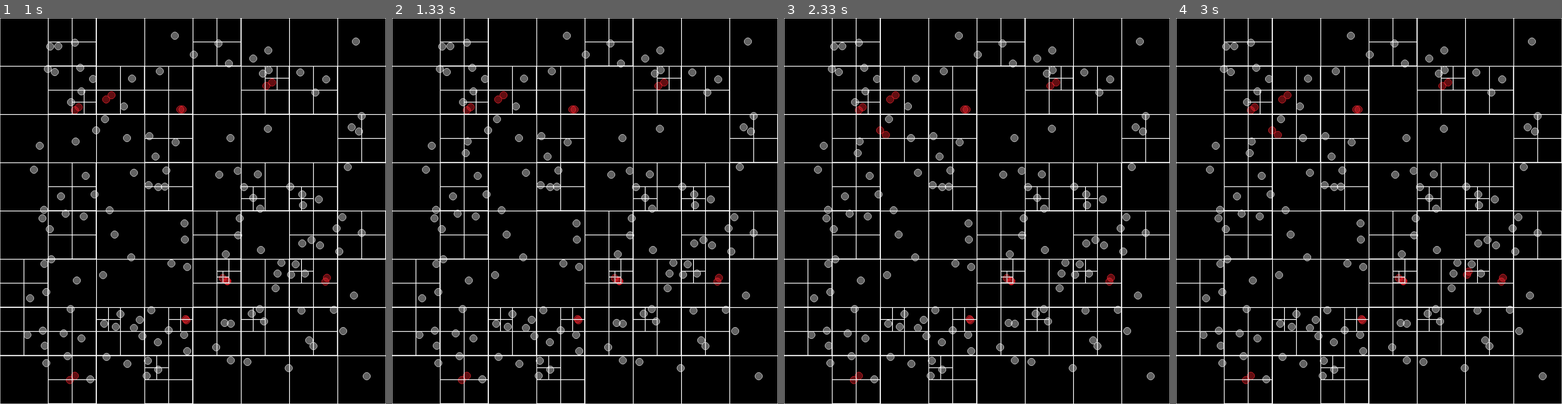
Above: before the commit, frames 1-4 (left to right).
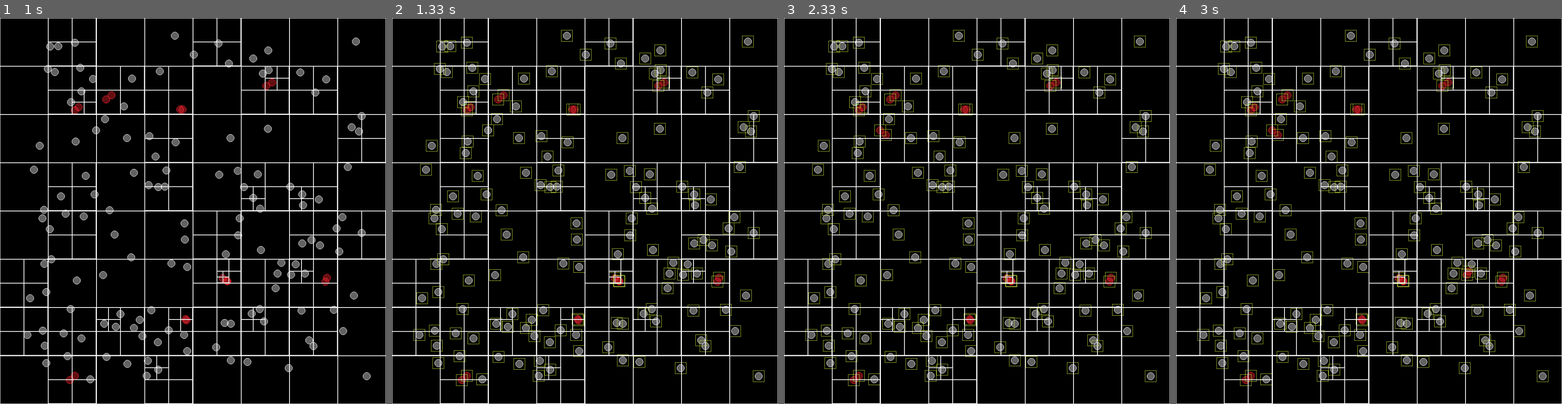
Above: after the commit, the same moments.

Repository: Josephbakulikira/QuadTree-Visualization-with-python--pygame
Game: pygame game, started from main.py
Two runs of this game, one before a commit and one after it. Both use one fixed random seed, a clock stepped at 60 frames per second and the inputs below.
Inputs (mouse positions are in pixels of both pictures, inside the frame that each line leads up to):
- Up to frame 1 (1 s): tap E at 0.33 s; hold R from 0.67 s (still down)
- Up to frame 2 (1.33 s): release R at 1.13 s; click (465, 153) at 1.22 s
- Up to frame 3 (2.33 s): click (884, 133) at 2.05 s
- Up to frame 4 (3 s): click (1469, 272) at 2.72 s

Frame 1 is identical in both runs. In frame 2, 2.9% of the frame differs, in the area x 5-97%, y 3-96%; in frame 3, 2.9%; in frame 4, 2.9%.

Commit message:
add circle range and drawing range

Diff:
--- a/Quadtree.py
+++ b/Quadtree.py
@@ -79,20 +79,37 @@
     def queryRange(self, _range):
         particlesInRange = []
 
-        if self.boundary.intersects(_range):
-            return particlesInRange
-        else:
-            for particle in self.particles:
-                if _range.containsParticle(particle):
-                    particlesInRange.append(particle)
+        if type(_range) == Circle:
+            if _range.intersects(self.boundary)==False:
+                return particlesInRange
+        elif type(_range) == Rectangle:
+            if _range.intersects(self.boundary)==True:
+                return particlesInRange
 
-            if self.northWest != None:
-                particlesInRange += self.northWest.queryRange(_range)
-                particlesInRange += self.northEast.queryRange(_range)
-                particlesInRange += self.southWest.queryRange(_range)
-                particlesInRange += self.southEast.queryRange(_range)
+        for particle in self.particles:
+            if _range.containsParticle(particle):
+                particlesInRange.append(particle)
+        if self.northWest != None:
+            particlesInRange += self.northWest.queryRange(_range)
+            particlesInRange += self.northEast.queryRange(_range)
+            particlesInRange += self.southWest.queryRange(_range)
+            particlesInRange += self.southEast.queryRange(_range)
 
-            return particlesInRange
+        # if self.boundary.intersects(_range):
+        #     return particlesInRange
+        # else:
+        #     for particle in self.particles:
+        #         if _range.containsParticle(particle):
+        #             particlesInRange.append(particle)
+        #
+        #     if self.northWest != None:
+        #         particlesInRange += self.northWest.queryRange(_range)
+        #         particlesInRange += self.northEast.queryRange(_range)
+        #         particlesInRange += self.southWest.queryRange(_range)
+        #         particlesInRange += self.southEast.queryRange(_range)
+        #
+        #     return particlesInRange
+        return particlesInRange
 
     def Show(self, screen):
         self.boundary.Draw(screen)
--- a/test2.py
+++ b/main.py
@@ -32,6 +32,7 @@
 # print(points)
 moveParticle = True
 particleCollision = True
+showRange = False
 run = True
 while run:
     screen.fill(Background)
@@ -51,6 +52,8 @@
             if event.key == pygame.K_e:
                 moveParticle = not moveParticle
                 particleCollision = moveParticle
+            if event.key == pygame.K_r:
+                showRange = not showRange
         if event.type == pygame.MOUSEBUTTONDOWN:
             x, y = pygame.mouse.get_pos()
             particle = Particle(Vector2(x, y), RADIUS, (255, 255, 255))
@@ -67,10 +70,21 @@
     for particle in particles:
         xx, yy = particle.position
         r = RADIUS * 3
+
+        rangeCircle = Circle(Vector2(xx, yy), r)
+        rangeCircle.color = (0, 255 ,255)
+        rangeCircle.lineThickness = 1
+
+        # rectange range example
         rangeRect = Rectangle(Vector2(xx - r/2, yy - r/2), Vector2(r, r))
         rangeRect.color = (190, 210, 55)
-        rangeRect.lineThickness = 3
-        others = quadtree.queryRange(rangeRect)
+        rangeRect.lineThickness = 1
+
+        # rangeRect or rangeCircle
+        range = rangeRect
+        if showRange:
+            range.Draw(screen)
+        others = quadtree.queryRange(range)
         for other in others:
             if particle != other:
                 if particle.collide(other) == True:
--- a/range.py
+++ b/range.py
@@ -31,3 +31,41 @@
         x, y = self.position
         w, h = self.scale
         pygame.draw.rect(screen, self.color, [x, y, w, h], self.lineThickness)
+
+class Circle:
+    def __init__(self, position, radius):
+        self.position = position
+        self.radius = radius
+        self.sqradius = self.radius * self.radius
+        self.scale = None
+        self.color = (255, 255, 255)
+        self.lineThickness = 1
+
+    def containsParticle(self, particle):
+        x1, y1 = self.position
+        x2, y2 = particle.position
+        dist = pow(x2-x1, 2) + pow(y2-y1, 2)
+        if dist <= self.sqradius:
+            return True
+        else:
+            return False
+
+    def intersects(self, _range):
+        x1, y1 = self.position
+        x2, y2 = _range.position
+        w, h = _range.scale
+        r = self.radius
+        dist_x, dist_y = abs(x2-x1), abs(y2-y1)
+
+        edges = pow(dist_x-w, 2) + pow(dist_y-h, 2)
+
+        if dist_x > (r+w) or dist_y > (r+h):
+            return False
+
+        if dist_x <= w or dist_y <= h:
+            return True
+
+        return (edges <= self.sqradius)
+
+    def Draw(self, screen):
+        pygame.draw.circle(screen, self.color, self.position, self.radius, self.lineThickness)
